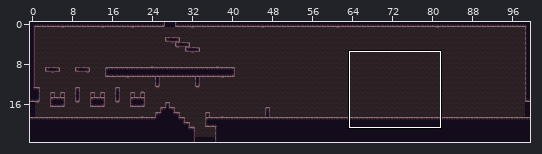
Two versions of a level (Tiled map, art/hallway.tmx). Above, an overview of the earlier version with the close-up marked.
Close-up. Old version:
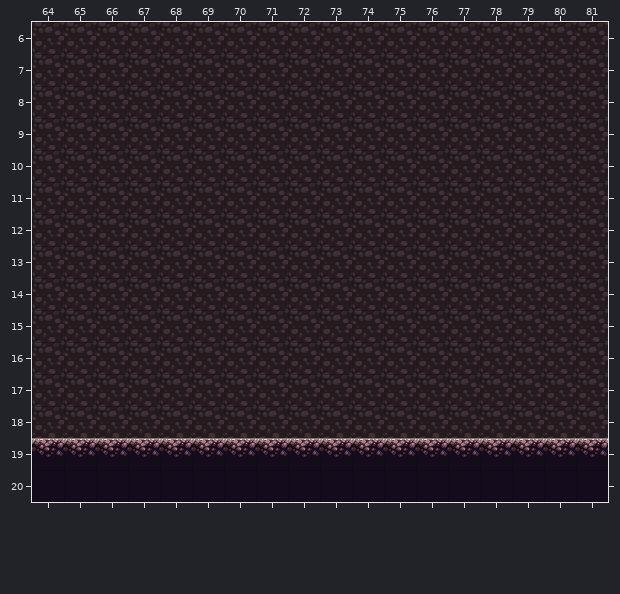
Cells are 32x32 px. Shown: x 64..81, y 6..20. The commit also changed other parts of the map, which this record leaves out.
After the commit:
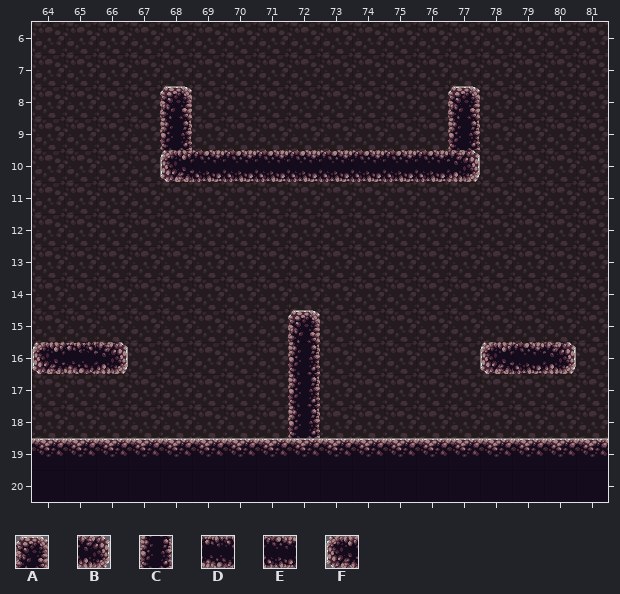
Key: from "cavetiles": A 4, B 4 turned 90, C 12, D 12 turned 270, E 12 turned 90, F 20 turned 90.
_ is an empty cell, . an unchanged one.
Edits made:
--- layer "bounds"
@@ x 68..77 @@
- 8 _........_
- 9 _........_
-10 __________
+ 8 A........A
+ 9 C........C
+10 FEEEEEEEEB
@@ x 64..80 @@
-15 ........_........
-16 ___....._.....___
-17 ........_........
-18 ........_........
+15 ........A........
+16 FDB.....C.....FEB
+17 ........C........
+18 ........C........
